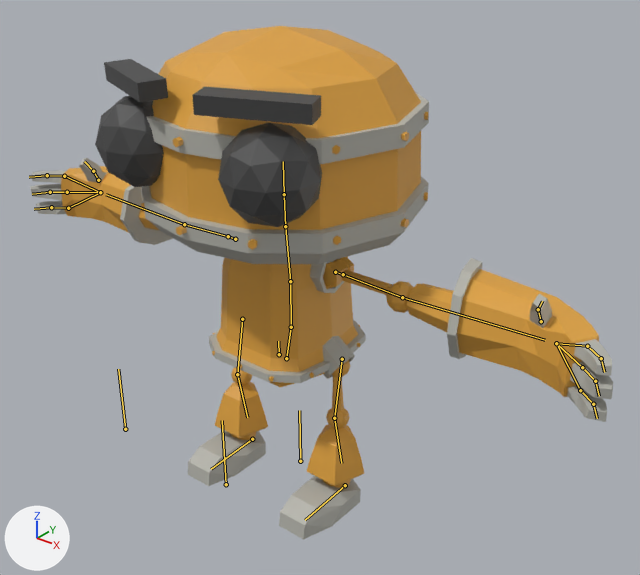
A saved change to the glTF model Robot.gltf.
Both versions are drawn from a camera (50 mm lens) standing at (4.96, -5.68, 5.76) and looking at (0.3, 0.15, 2.15). Lighting does not change. The marker at lower left points along +X, +Y and +Z. The bones that bend it are drawn over the model as lines.

In view in the first picture: 'Arm.L', 'Foot.L', 'Foot.R', 'Hand.L', 'Hand.R', 'Head', 'Leg.L', 'Leg.R', 'LowerLeg.L', 'LowerLeg.R', 'Shoulder.L', 'Torso'.
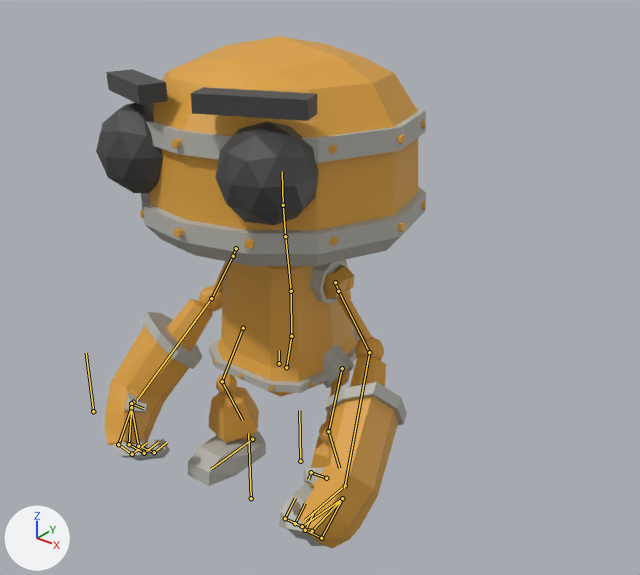
The newer file adds an action. The first version stands in its rest pose; the second is drawn at frame 57 of the action 'Animation'.

Boxes (x1, y1, x2, y2) around the edits, measured in the pictures (640 x 575 px):
'Head', posed
    before: (95, 26, 429, 264)
    after: (96, 36, 426, 266)
'Hand.L', posed (39% narrower, 17% taller)
    before: (407, 258, 613, 422)
    after: (282, 357, 407, 549)
'Torso', posed
    before: (209, 256, 366, 387)
    after: (210, 260, 361, 397)
'Hand.R', posed
    before: (30, 158, 173, 245)
    after: (105, 299, 213, 461)
'LowerLeg.R', posed
    before: (215, 382, 268, 440)
    after: (209, 386, 259, 443)
'LowerLeg.L', posed
    before: (307, 424, 364, 488)
    after: (308, 436, 329, 487)
'Arm.L', posed
    before: (342, 270, 414, 313)
    after: (336, 291, 384, 361)
'Shoulder.L', posed
    before: (323, 257, 354, 289)
    after: (323, 266, 354, 299)
'Leg.L', posed
    before: (326, 376, 350, 429)
    after: (319, 383, 341, 444)
'Arm.R', posed (not visible before)
    after: (199, 261, 226, 311)
'Leg.R', posed
    before: (231, 367, 252, 385)
    after: (216, 372, 237, 394)
'Foot.L', unchanged, covered by the edit
    before: (279, 476, 361, 539)
    after: (279, 482, 314, 532)
bone 'Body', root to tip
    before: (279, 354) to (278, 341)
    after: (279, 363) to (279, 350)
bone 'Neck', root to tip
    before: (285, 226) to (284, 194)
    after: (285, 236) to (283, 205)
bone 'Head', root to tip
    before: (284, 194) to (283, 161)
    after: (283, 205) to (282, 171)
bone 'Shoulder.L', root to tip
    before: (335, 272) to (343, 274)
    after: (335, 282) to (338, 291)
bone 'UpperArm.L', root to tip
    before: (343, 274) to (402, 297)
    after: (338, 291) to (369, 352)
bone 'LowerArm.L', root to tip
    before: (402, 297) to (545, 340)
    after: (369, 352) to (344, 488)
bone 'Middle1.L', root to tip
    before: (582, 367) to (595, 381)
    after: (312, 531) to (295, 523)
bone 'Middle2.L', root to tip
    before: (595, 381) to (599, 396)
    after: (295, 523) to (305, 503)
bone 'Thumb.L', root to tip
    before: (541, 321) to (538, 309)
    after: (326, 478) to (311, 472)
bone 'Thumb2.L', root to tip
    before: (538, 309) to (542, 301)
    after: (311, 472) to (308, 479)
bone 'Index.L', root to tip
    before: (587, 346) to (601, 358)
    after: (302, 526) to (285, 518)
bone 'Index2.L', root to tip
    before: (601, 358) to (604, 372)
    after: (285, 518) to (295, 498)
bone 'Ring1.L', root to tip
    before: (580, 390) to (593, 404)
    after: (321, 538) to (305, 530)
bone 'Ring2.L', root to tip
    before: (593, 404) to (597, 418)
    after: (305, 530) to (315, 510)
bone 'Shoulder.R', root to tip
    before: (235, 239) to (228, 236)
    after: (236, 248) to (233, 256)
bone 'UpperArm.R', root to tip
    before: (228, 236) to (184, 224)
    after: (233, 256) to (211, 298)
bone 'LowerArm.R', root to tip
    before: (184, 224) to (106, 194)
    after: (211, 298) to (137, 400)
bone 'Middle1.R', root to tip
    before: (67, 192) to (50, 192)
    after: (129, 444) to (144, 453)
bone 'Middle2.R', root to tip
    before: (50, 192) to (32, 194)
    after: (144, 453) to (158, 442)
bone 'Thumb2.R', root to tip
    before: (93, 171) to (84, 161)
    after: (131, 403) to (143, 408)
bone 'Index.R', root to tip
    before: (64, 176) to (47, 175)
    after: (118, 444) to (132, 454)
bone 'Index2.R', root to tip
    before: (47, 175) to (29, 177)
    after: (132, 454) to (146, 443)
bone 'Ring1.R', root to tip
    before: (68, 208) to (51, 207)
    after: (138, 446) to (154, 452)
bone 'Ring2.R', root to tip
    before: (51, 207) to (34, 209)
    after: (154, 452) to (167, 442)
bone 'UpperLeg.L', root to tip
    before: (342, 359) to (334, 418)
    after: (342, 368) to (328, 431)
bone 'LowerLeg.L', root to tip
    before: (334, 418) to (341, 463)
    after: (328, 431) to (339, 468)
bone 'UpperLeg.R', root to tip
    before: (242, 319) to (237, 374)
    after: (243, 328) to (222, 381)
bone 'LowerLeg.R', root to tip
    before: (237, 374) to (247, 417)
    after: (222, 381) to (242, 420)

The change in detail:
Bone 'Body' (bone_body) moves from (0.0, 0.0, 0.0) to (0.0, -0.1, 0.0).
Bone 'Neck' (bone_neck) turns from (0, 0, 0) to (0, -2, 3) degrees about its own x, y and z.
Bone 'Head' (bone_head) turns from (0, 0, 0) to (-3, 1, 0) degrees about its own x, y and z.
Bone 'Shoulder.L' (bone_shoulder_l) turns from (0, 0, 0) to (0, 0, -64) degrees about its own x, y and z.
Bone 'UpperArm.L' (bone_upperarm_l) turns from (0, 0, 0) to (1, 6, 13) degrees about its own x, y and z.
Bone 'LowerArm.L' (bone_lowerarm_l) turns from (0, 0, 0) to (20, 68, -44) degrees about its own x, y and z.
Bone 'Middle1.L' (bone_middle1_l) turns from (0, 0, 0) to (-2, 2, -64) degrees about its own x, y and z.
Bone 'Middle2.L' (bone_middle2_l) turns from (0, 0, 0) to (-7, -2, -67) degrees about its own x, y and z.
Bone 'Thumb.L' (bone_thumb_l) turns from (0, 0, 0) to (35, -6, 6) degrees about its own x, y and z.
Bone 'Thumb2.L' (bone_thumb2_l) turns from (0, 0, 0) to (-45, 1, -70) degrees about its own x, y and z.
Bone 'Index.L' (bone_index_l) turns from (0, 0, 0) to (-1, 0, -66) degrees about its own x, y and z.
Bone 'Index2.L' (bone_index2_l) turns from (0, 0, 0) to (-6, -3, -67) degrees about its own x, y and z.
Bone 'Ring1.L' (bone_ring1_l) turns from (0, 0, 0) to (-1, 0, -67) degrees about its own x, y and z.
Bone 'Ring2.L' (bone_ring2_l) turns from (0, 0, 0) to (-6, -3, -67) degrees about its own x, y and z.
Bone 'Shoulder.R' (bone_shoulder_r) turns from (0, 0, 0) to (0, 0, 63) degrees about its own x, y and z.
Bone 'UpperArm.R' (bone_upperarm_r) turns from (0, 0, 0) to (-1, 2, 4) degrees about its own x, y and z.
Bone 'LowerArm.R' (bone_lowerarm_r) turns from (0, 0, 0) to (-69, -75, 104) degrees about its own x, y and z.
Bone 'Middle1.R' (bone_middle1_r) turns from (0, 0, 0) to (-4, 2, 61) degrees about its own x, y and z.
Bone 'Middle2.R' (bone_middle2_r) turns from (0, 0, 0) to (4, -3, 39) degrees about its own x, y and z.
Bone 'Thumb2.R' (bone_thumb2_r) turns from (0, 0, 0) to (-74, -30, -11) degrees about its own x, y and z.
Bone 'Index.R' (bone_index_r) turns from (0, 0, 0) to (-2, 5, 58) degrees about its own x, y and z.
Bone 'Index2.R' (bone_index2_r) turns from (0, 0, 0) to (1, 5, 43) degrees about its own x, y and z.
Bone 'Ring1.R' (bone_ring1_r) turns from (0, 0, 0) to (-10, -9, 70) degrees about its own x, y and z.
Bone 'Ring2.R' (bone_ring2_r) turns from (0, 0, 0) to (21, 0, 29) degrees about its own x, y and z.
Bone 'UpperLeg.L' (bone_upperleg_l) turns from (0, 0, 0) to (-16, -10, -2) degrees about its own x, y and z.
Bone 'LowerLeg.L' (bone_lowerleg_l) turns from (0, 0, 0) to (27, 0, 0) degrees about its own x, y and z.
Bone 'UpperLeg.R' (bone_upperleg_r) turns from (0, 0, 0) to (-16, 16, 4) degrees about its own x, y and z.
Bone 'LowerLeg.R' (bone_lowerleg_r) turns from (0, 0, 0) to (27, 0, 0) degrees about its own x, y and z.
